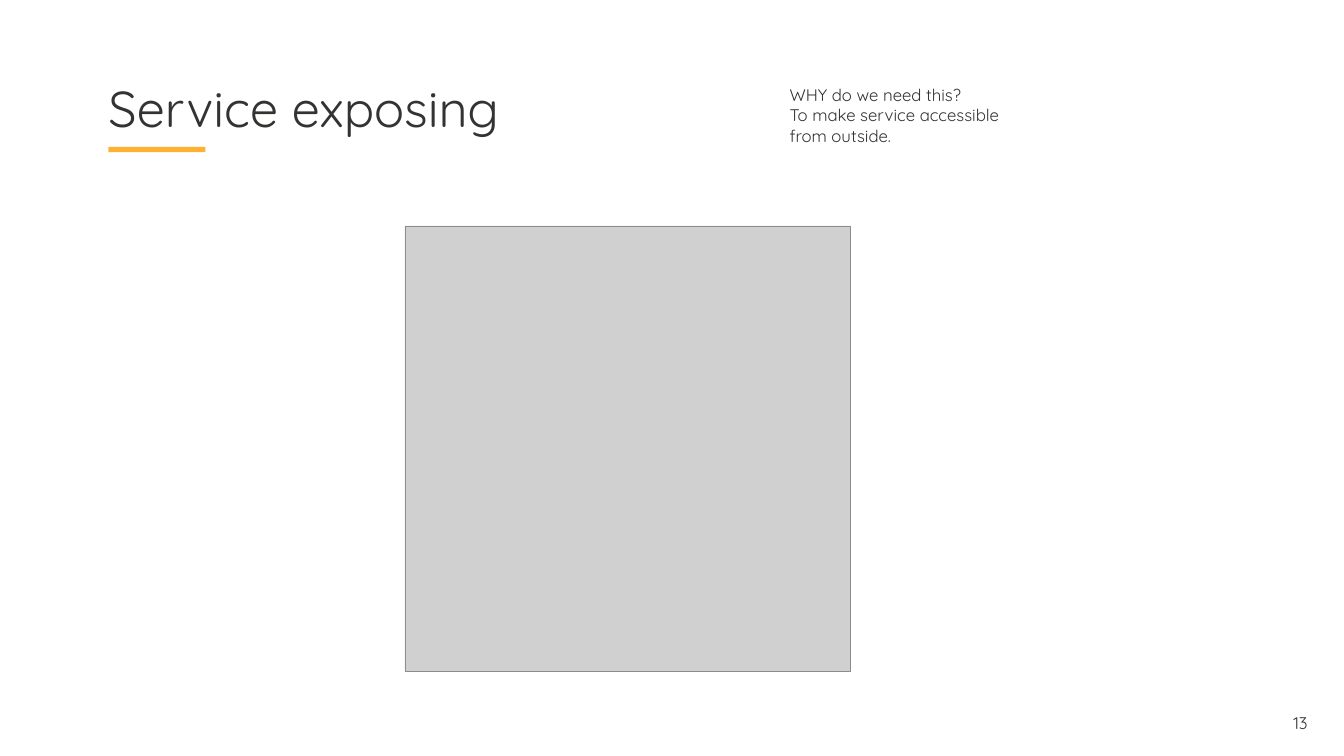
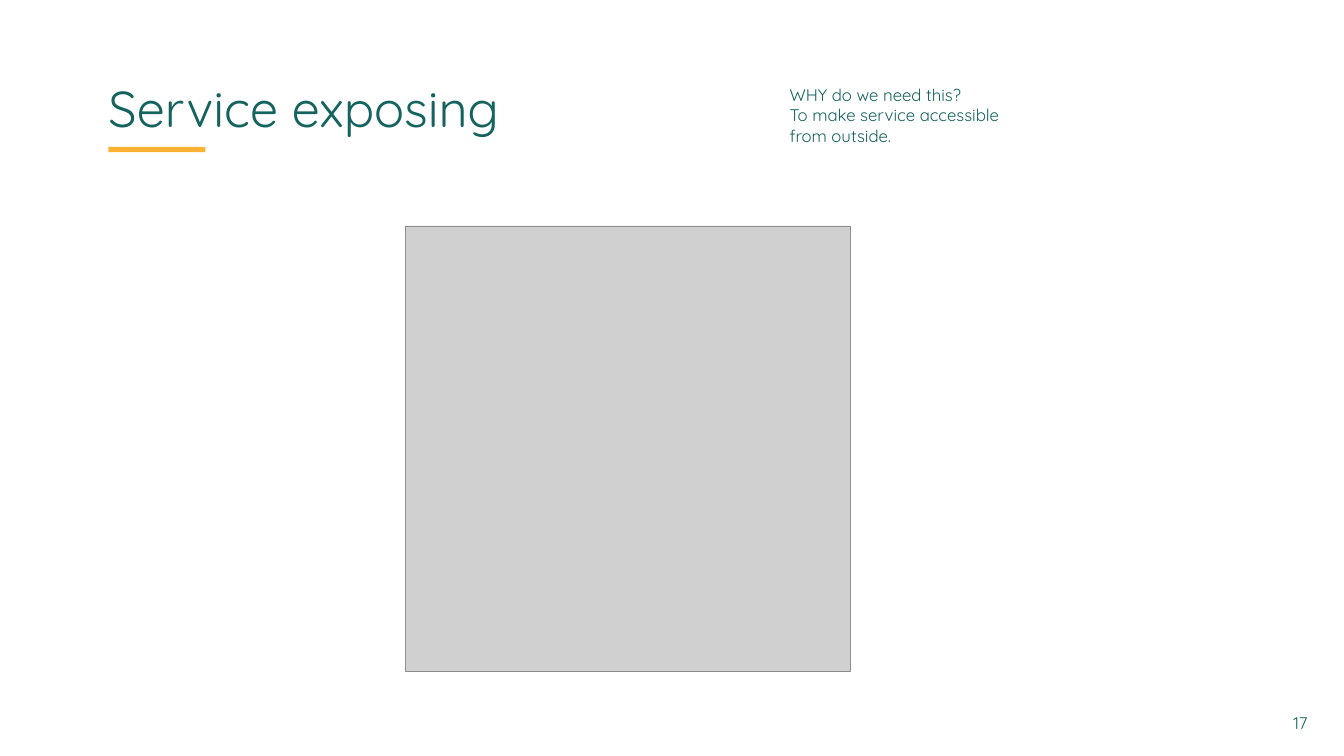
Before and after one commit to skabrits/Kubernetes-workshop, a slide deck: slide 17 of documentation/Part I/Workshop-I.pptx (slide 13 before the commit). Drawn at 1344x756 pixels with LibreOffice and Linux fonts; fonts in the diff are those of the drawing; grey boxes stand for pictures; background and template pictures are left out. Boxes give left, top, right and bottom in pixels: in the first picture for what was removed or moved away, otherwise in the second. Text is boxed around its words. In the diff, an @@ line names an element or a change of style, - is before the commit and + after.

```diff
--- a/documentation/Part I/Workshop-I.pptx
+++ b/documentation/Part I/Workshop-I.pptx
@@ title "Service exposing" at bbox=[108, 91, 499, 137]: text colour #333332 to #16635F @@
@@ text "WHY do we need this?" at bbox=[790, 88, 999, 142]: text colour #333332 to #16635F @@
@@ text at bbox=[1293, 717, 1307, 729]: text changed; text colour #333332 to #16635F @@
-13
+17
```
Also in this commit, not shown: 16 other slides changed, 7 slides added, 2 other files.
